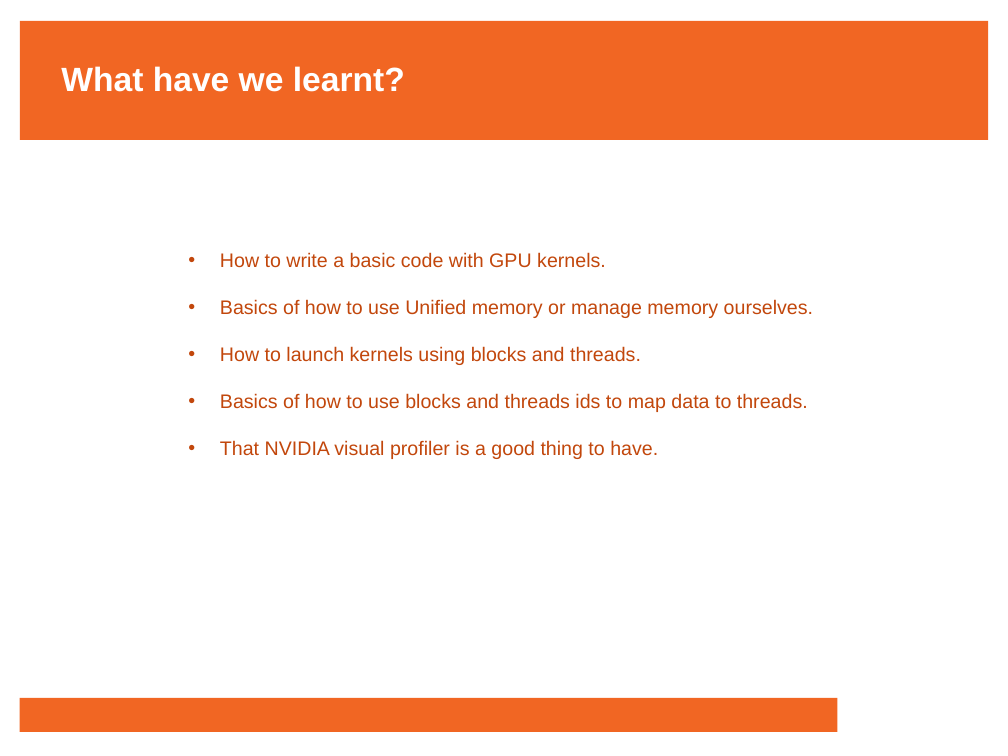
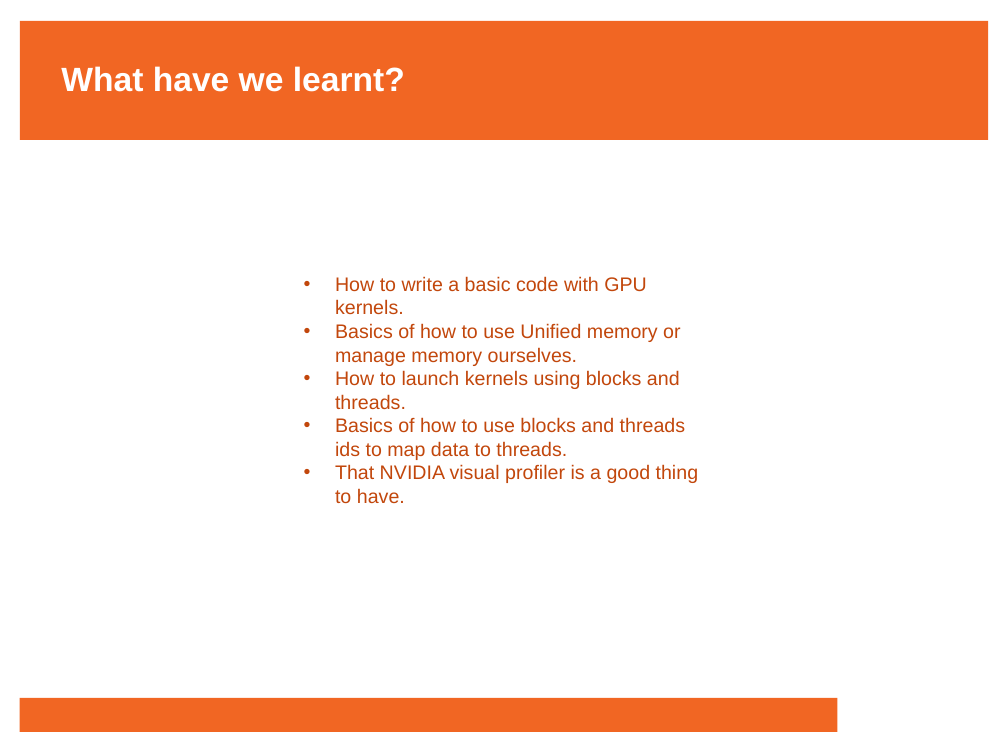
Before and after one commit to francisjudd/CWM-HPC, a slide deck: slide 29 of lectures/pptx/7_Lecture_seven.pptx. Drawn at 1008x756 pixels with LibreOffice and Linux fonts; fonts in the diff are those of the drawing; background and template pictures are left out. Boxes give left, top, right and bottom in pixels: in the first picture for what was removed or moved away, otherwise in the second. Text is boxed around its words. In the diff, an @@ line names an element or a change of style, - is before the commit and + after.

```diff
--- a/lectures/pptx/7_Lecture_seven.pptx
+++ b/lectures/pptx/7_Lecture_seven.pptx
@@ text "How to write a basic ..." rewrapped from (x1=220, y1=252, x2=813, y2=459) to (x1=335, y1=276, x2=699, y2=504) @@
```
Also in this commit, not shown: 3 other slides changed.
